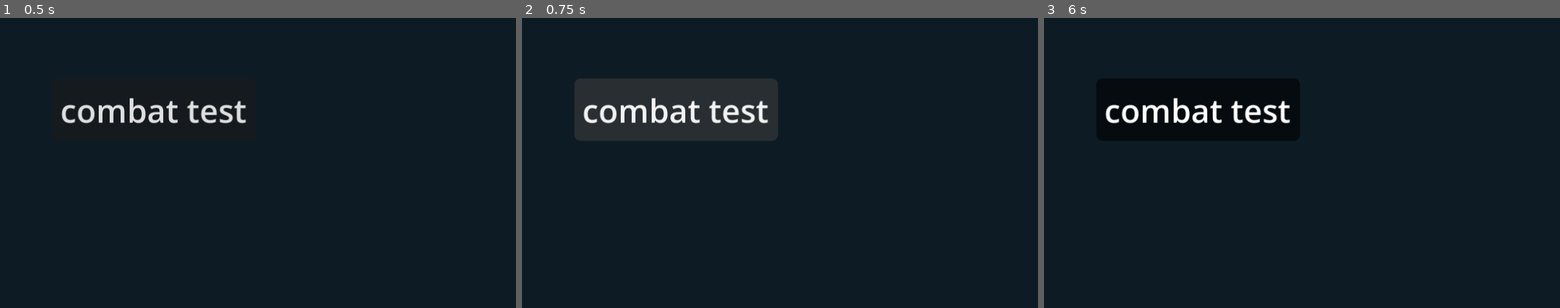
Above: before the commit, frames 1-3 (left to right).
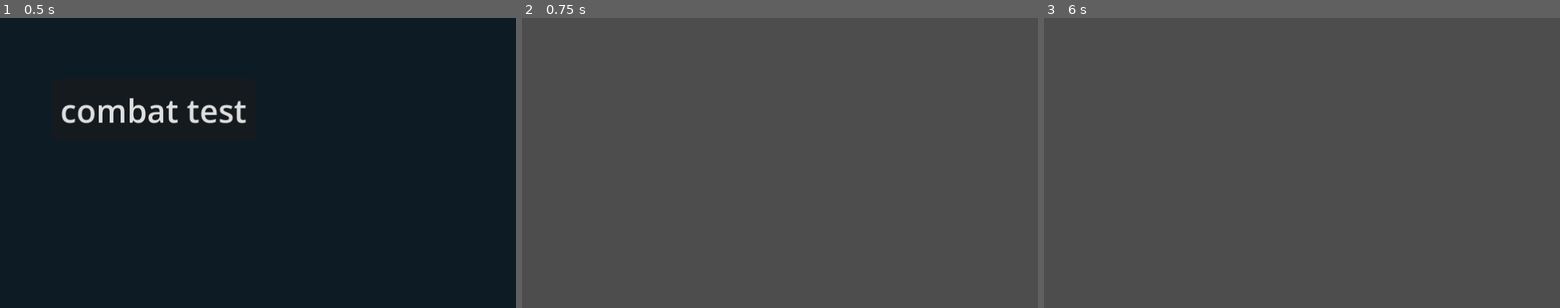
Above: after the commit, the same moments.

Repository: KatLuvsYa3/SELUGameJam26_Godot_Bros
Game: Godot game, scene res://test_scenes/main.tscn
The game is run twice, just before and just after one commit, with the same random seed, the same clock (stepped at 60 frames per second) and the same inputs.
Inputs:
- Up to frame 1 (0.5 s): no input
- Up to frame 2 (0.75 s): click "combat test" at 0.5 s
- Up to frame 3 (6 s): tap Enter at 1.25, 2.75, 4.25 s; hold D 1.28-2.03 s; hold Space 1.28-2.03 s; hold S 2.03-2.78 s; tap K at 2.1, 3.6, 5.1 s; tap Space at 2.27, 2.3, 2.57, 3.77, 3.8, 4.07, 5.27, 5.3, 5.57 s; hold D 2.78-3.53 s; hold Space 2.78-3.53 s; hold W 3.53-4.28 s; hold Space 4.28-5.03 s; hold A 4.28-5.78 s; hold S from 5.78 s (still down); hold Space from 5.78 s (still down)

Frame 1 is identical in both runs. In frame 2, 100% of the frame differs, in the area x 0-100%, y 0-100%; in frame 3, 100%.
Error before the commit: Invalid call. Nonexistent function 'start_combat_scene' in base 'previously freed'. (res://scripts/combat_test_button.gd:16)
Error after the commit: Invalid access to property or key 'viewport_width' on a base object of type 'previously freed'. (res://scripts/testing_player_controll.gd:6)

Commit message:
misty step

Diff:
--- a/scripts/combat_test_button.gd
+++ b/scripts/combat_test_button.gd
@@ -13,4 +13,4 @@
 
 func _on_pressed() -> void:
 	# INSTERT COMBAT SCENE FILE
-	BaseScript.start_combat_scene("")
+	BaseScript.start_combat_scene("res://test_scenes/testing_player_controll.tscn")
--- a/scripts/player.gd
+++ b/scripts/player.gd
@@ -1,8 +1,12 @@
 extends Node2D
 
-@export var speed = 2
+var last_rotation = 0
 
-var last_rotation = 0
+#movement
+@export var speed = 1.5
+@export var dash_cooldown = 2.0
+@export var dash_timer = 0
+@export var dash_distance = 60
 
 # Called when the node enters the scene tree for the first time.
 func _ready() -> void:
@@ -11,6 +15,7 @@
 
 # Called every frame. 'delta' is the elapsed time since the previous frame.
 func _process(delta: float) -> void:
+	# walk
 	var input_dir = Vector2.ZERO
 	if Input.is_key_pressed(KEY_W):
 		input_dir += Vector2.UP
@@ -25,3 +30,14 @@
 	else:
 		last_rotation = input_dir.normalized().angle()
 		rotation = last_rotation
+
+	# misty step
+	dash_timer += delta
+	if dash_timer >= dash_cooldown and Input.is_key_pressed(KEY_SPACE):
+		dash_timer = 0
+		# move
+		if input_dir == Vector2.ZERO:
+			position += Vector2.from_angle(last_rotation)*dash_distance
+		else:
+			position += input_dir.normalized()*dash_distance
+		$MistyStepP.emitting = true
--- a/scripts/resource/base_script.gd
+++ b/scripts/resource/base_script.gd
@@ -1,4 +1,7 @@
 extends Node
+
+@export var viewport_height = 144
+@export var viewport_width = 256
 
 var audio_controller_scene = preload("res://sub_scenes/audio_scene.tscn").instantiate()
 @export var audio_controller = null
@@ -6,12 +9,16 @@
 var combat_ui_scene = preload("res://sub_scenes/combat_ui.tscn").instantiate()
 @export var combat_ui = null
 
+var player_scene = preload("res://sub_scenes/Player.tscn").instantiate()
+@export var player = null
+
 var isincombat_scene = false
 
 # Called when the node enters the scene tree for the first time.
 func _ready() -> void:
 	add_child(audio_controller_scene)
 	audio_controller = get_child(0)
+	player = player_scene
 
 func start_combat_scene(scene):
 	get_tree().root.get_child(1).queue_free()
@@ -27,6 +34,13 @@
 		combat_ui_scene = get_children(get_child_count()-1)
 	isincombat_scene = false
 
+func place_player(parent, x, y):
+	var pos = Vector2.ZERO
+	pos.x = x
+	pos.y = y
+	player.position = pos
+	parent.add_child(player)
+
 # Called every frame. 'delta' is the elapsed time since the previous frame.
 func _process(delta: float) -> void:
 	pass
--- a/scripts/testing_player_controll.gd
+++ b/scripts/testing_player_controll.gd
@@ -3,7 +3,7 @@
 
 # Called when the node enters the scene tree for the first time.
 func _ready() -> void:
-	pass # Replace with function body.
+	BaseScript.place_player(self, BaseScript.viewport_width/2, BaseScript.viewport_height/2)
 
 
 # Called every frame. 'delta' is the elapsed time since the previous frame.
--- a/sub_scenes/Player.tscn
+++ b/sub_scenes/Player.tscn
@@ -2,6 +2,14 @@
 
 [ext_resource type="Script" uid="uid://diysk327jqj2u" path="res://scripts/player.gd" id="1_vo3rv"]
 [ext_resource type="Texture2D" uid="uid://dcl0usxcy8fgi" path="res://sprites/player.png" id="2_72usq"]
+[ext_resource type="Texture2D" uid="uid://btupi2cmt4fqg" path="res://sprites/mistystepsparkle.png" id="3_72usq"]
+
+[sub_resource type="Gradient" id="Gradient_w17ly"]
+offsets = PackedFloat32Array(0.10098522, 0.7906404)
+colors = PackedColorArray(1, 1, 1, 1, 0, 0, 0, 1)
+
+[sub_resource type="Gradient" id="Gradient_72usq"]
+offsets = PackedFloat32Array(0, 0.0024630541)
 
 [node name="Player" type="Node2D" unique_id=962936146]
 script = ExtResource("1_vo3rv")
@@ -10,3 +18,22 @@
 position = Vector2(-6, 0)
 scale = Vector2(-1, 1)
 texture = ExtResource("2_72usq")
+
+[node name="MistyStepP" type="CPUParticles2D" parent="." unique_id=1821018125]
+z_index = -1
+emitting = false
+texture = ExtResource("3_72usq")
+lifetime = 1.57
+one_shot = true
+explosiveness = 0.92
+randomness = 0.05
+emission_shape = 1
+emission_sphere_radius = 16.25
+spread = 180.0
+gravity = Vector2(0, 0)
+initial_velocity_min = 0.1
+initial_velocity_max = 0.1
+linear_accel_min = 0.5
+linear_accel_max = 0.5
+color_ramp = SubResource("Gradient_w17ly")
+color_initial_ramp = SubResource("Gradient_72usq")
Binary file added: sprites/mistystepsparkle.png
Not shown, added: sprites/mistystepsparkle.png.import
